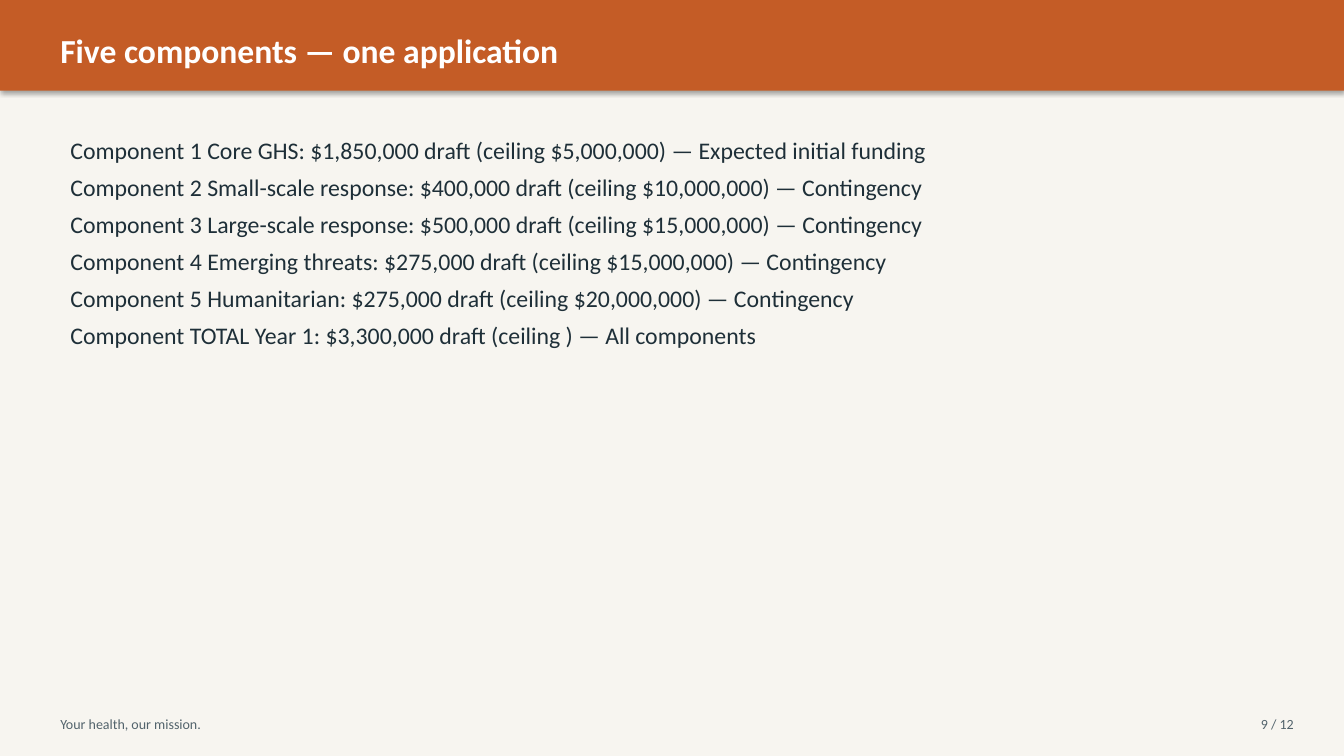
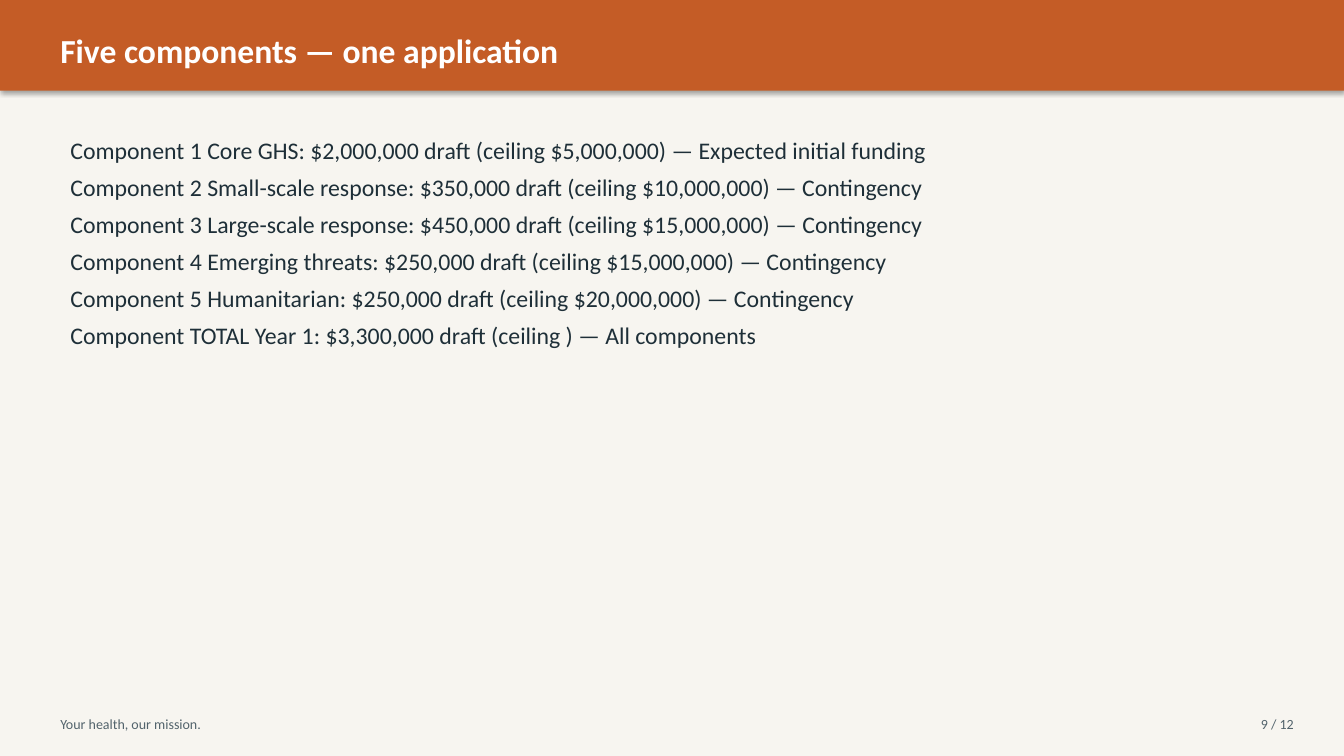
Before and after one commit to WASSWA2624/fairbanks, a slide deck: slide 9 of applications/cdc-uganda-ghs/documents/cdc-uganda-ghs_ppt.pptx. Drawn at 1344x756 pixels with LibreOffice and Linux fonts; fonts in the diff are those of the drawing. Boxes give left, top, right and bottom in pixels: in the first picture for what was removed or moved away, otherwise in the second. Text is boxed around its words. In the diff, an @@ line names an element or a change of style, - is before the commit and + after.

Commit message:
Update budget figures and application documents for CDC-RFA-JG-26-0054. Revised Year 1 federal ask to $3,300,000, with detailed adjustments across all components, including an increase in funding for Core GHS and modifications to contingency amounts. Enhanced clarity in budget narratives and application forms to ensure compliance with Grants.gov requirements.

```diff
--- a/applications/cdc-uganda-ghs/documents/cdc-uganda-ghs_ppt.pptx
+++ b/applications/cdc-uganda-ghs/documents/cdc-uganda-ghs_ppt.pptx
@@ text at (70, 142, 925, 311): text changed @@
-Component 1 Core GHS: $1,850,000 draft (ceiling $5,000,000) — Expected initial funding
-Component 2 Small-scale response: $400,000 draft (ceiling $10,000,000) — Contingency
-Component 3 Large-scale response: $500,000 draft (ceiling $15,000,000) — Contingency
-Component 4 Emerging threats: $275,000 draft (ceiling $15,000,000) — Contingency
-Component 5 Humanitarian: $275,000 draft (ceiling $20,000,000) — Contingency
+Component 1 Core GHS: $2,000,000 draft (ceiling $5,000,000) — Expected initial funding
+Component 2 Small-scale response: $350,000 draft (ceiling $10,000,000) — Contingency
+Component 3 Large-scale response: $450,000 draft (ceiling $15,000,000) — Contingency
+Component 4 Emerging threats: $250,000 draft (ceiling $15,000,000) — Contingency
+Component 5 Humanitarian: $250,000 draft (ceiling $20,000,000) — Contingency
```
Also in this commit, not shown: 2 other slides changed, 16 other files.
